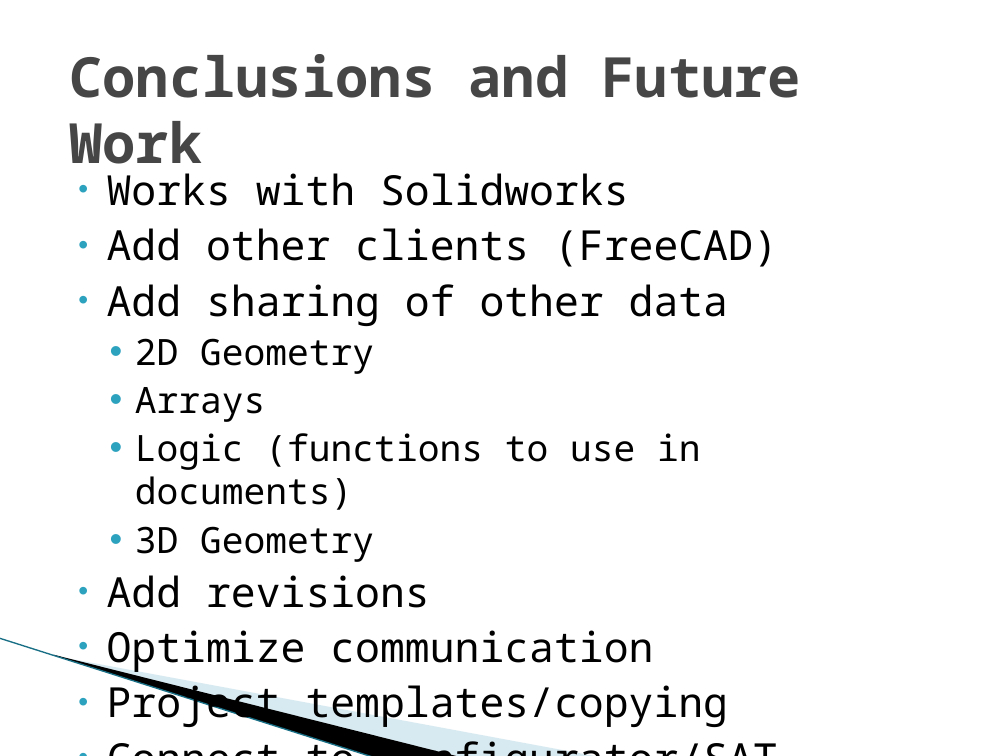
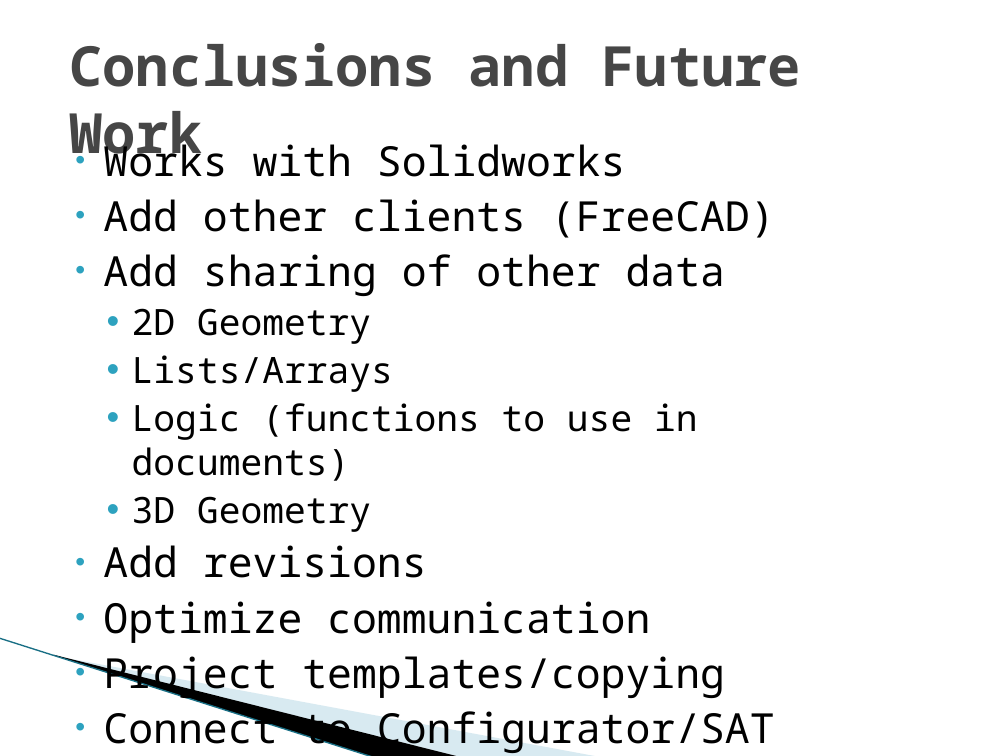
Before and after one commit to leszekdubicki/CADCloud, a slide deck: slide 14 of doc/HDCLOUD_CADCloud_Project_Leszek_Dubicki_Project_Presentation.pptx. Drawn at 1008x756 pixels with LibreOffice and Linux fonts; fonts in the diff are those of the drawing; background and template pictures are left out. Boxes give left, top, right and bottom in pixels: in the first picture for what was removed or moved away, otherwise in the second. Text is boxed around its words. In the diff, an @@ line names an element or a change of style, - is before the commit and + after.

```diff
--- a/doc/HDCLOUD_CADCloud_Project_Leszek_Dubicki_Project_Presentation.pptx
+++ b/doc/HDCLOUD_CADCloud_Project_Leszek_Dubicki_Project_Presentation.pptx
@@ title "Conclusions and Future Work": place and size @@
-title "Conclusions and Future Work" at box(69, 54, 802, 179)
+title "Conclusions and Future Work" at box(69, 43, 802, 168)
@@ text "Works with Solidworks": place and size @@
-text "Works with Solidworks" at box(107, 173, 778, 729)
+text "Works with Solidworks" at box(103, 137, 775, 754)
@@ text at box(132, 355, 393, 392): text changed @@
-  • Arrays
+  • Lists/Arrays
```
Also in this commit, not shown: 3 other slides changed, 17 other files.
